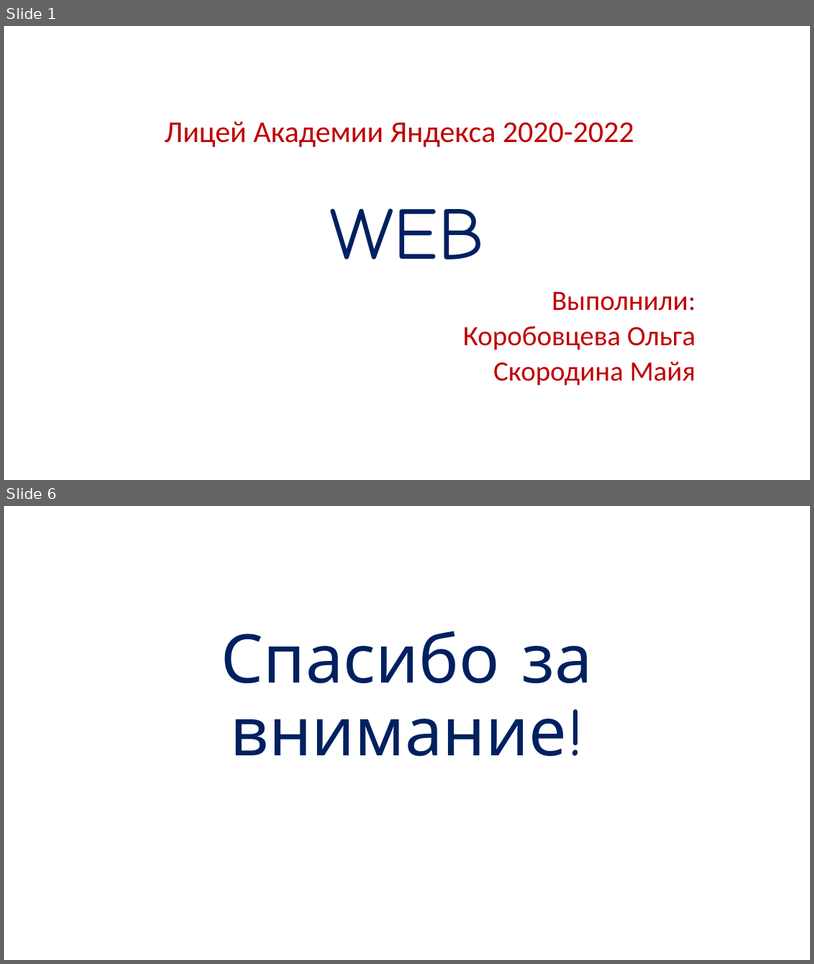
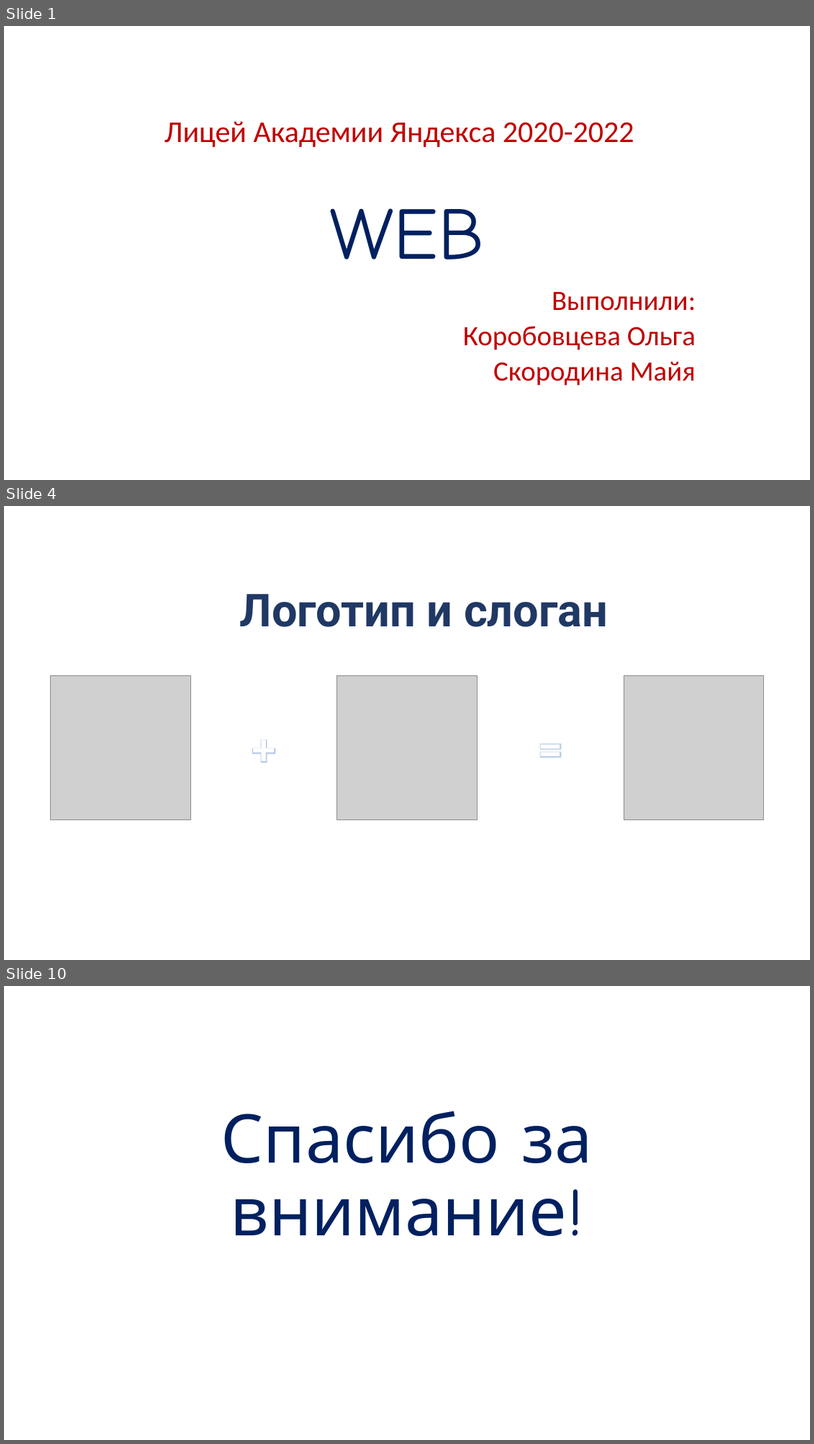
Before and after one commit to Kristal1ik/WEB, a slide deck: Презентация.pptx. Shown one above the other, each under a label of ours: slides 1 and 6 before the commit, slides 1, 4 and 10 after it; the slides between them are not shown. The pictures are 814x964 and 814x1444 pixels, drawn with LibreOffice and Linux fonts; fonts in the diff are those of the drawing; grey boxes stand for pictures; background and template pictures are left out. Boxes give left, top, right and bottom in pixels: in the first picture for what was removed or moved away, otherwise in the second. Text is boxed around its words. In the diff, an @@ line names an element or a change of style, - is before the commit and + after.

Commit message:
upd

```diff
--- a/Презентация.pptx
+++ b/Презентация.pptx
@@ slide 4 added at (x1=4, y1=506, x2=810, y2=960), background picture (left out) @@
@@ title added at (x1=240, y1=594, x2=608, y2=627), 54 pt, text #203864, bold @@
+Логотип и слоган
@@ picture added at (x1=51, y1=675, x2=190, y2=819) @@
@@ picture added at (x1=337, y1=675, x2=477, y2=819) @@
@@ picture added at (x1=624, y1=675, x2=764, y2=819) @@
@@ text added at (x1=246, y1=716, x2=282, y2=777), 54 pt, text #FEFEFE, bold @@
++
@@ text added at (x1=532, y1=716, x2=568, y2=777), 54 pt, text #FEFEFE, bold @@
+=
@@ what was slide 6 is now slide 10 @@
```
Also in this commit, not shown: 4 slides changed, 3 other slides added.
